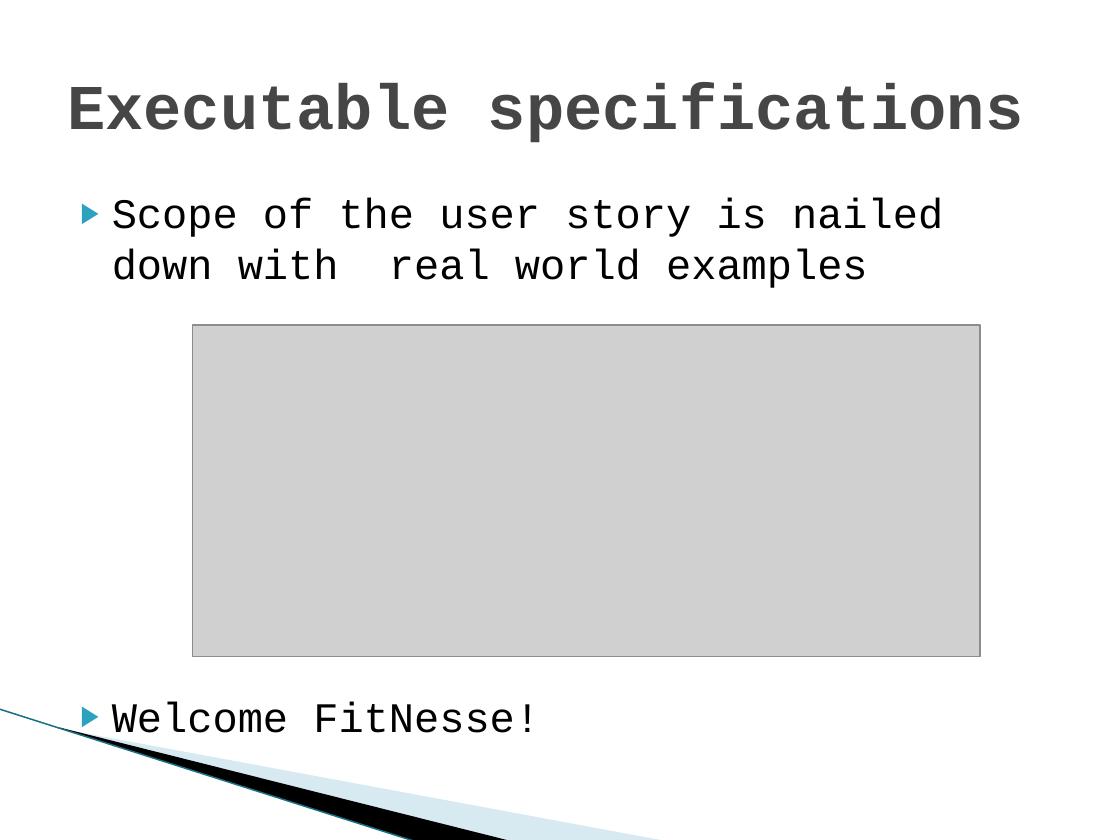
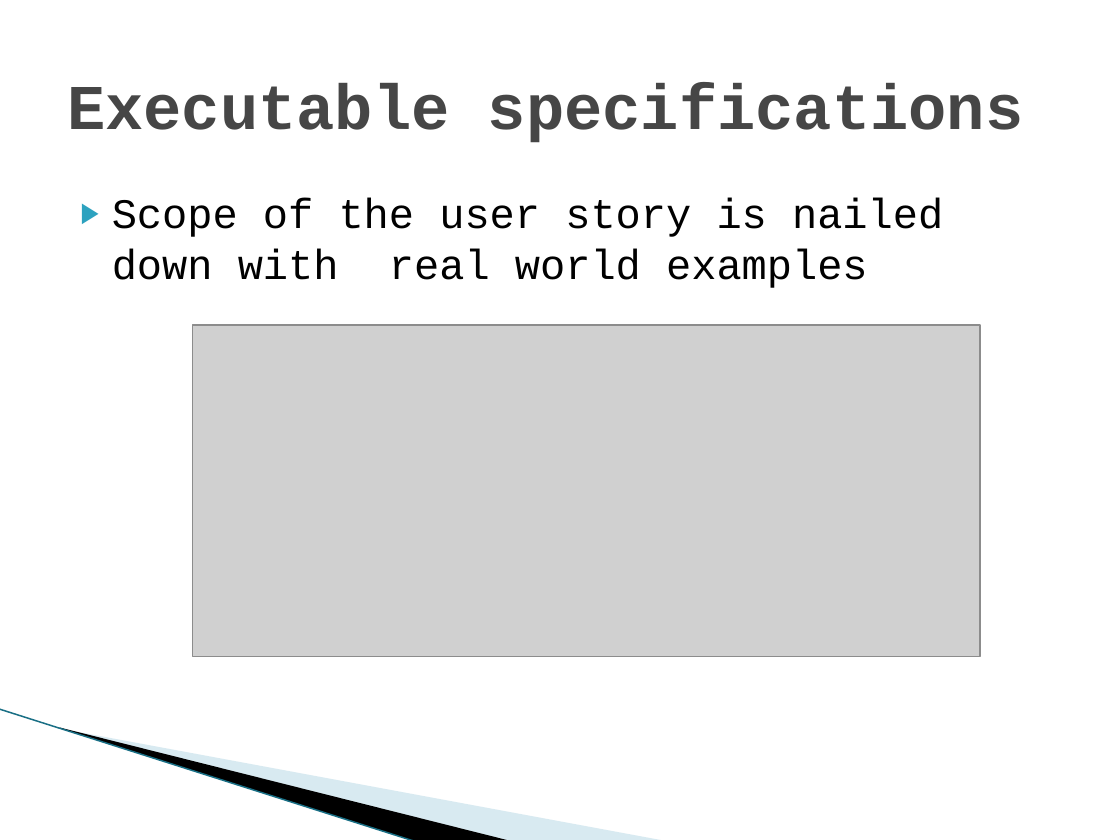
Before and after one commit to michelgrootjans/agileacceptancetesting, a slide deck: slide 12 of Slides/20090604_Ihc_AgileAcceptanceTesting.pptx (slide 13 before the commit). Drawn at 1120x840 pixels with LibreOffice and Linux fonts; fonts in the diff are those of the drawing; grey boxes stand for pictures; background and template pictures are left out. Boxes give left, top, right and bottom in pixels: in the first picture for what was removed or moved away, otherwise in the second. Text is boxed around its words. In the diff, an @@ line names an element or a change of style, - is before the commit and + after.

```diff
--- a/Slides/20090604_Ihc_AgileAcceptanceTesting.pptx
+++ b/Slides/20090604_Ihc_AgileAcceptanceTesting.pptx
@@ text at [112, 702, 540, 745]: paragraph removed @@
-▶ Welcome FitNesse!
```
Also in this commit, not shown: 4 other slides changed, 5 slides added, 6 slides removed, 3 other files.
